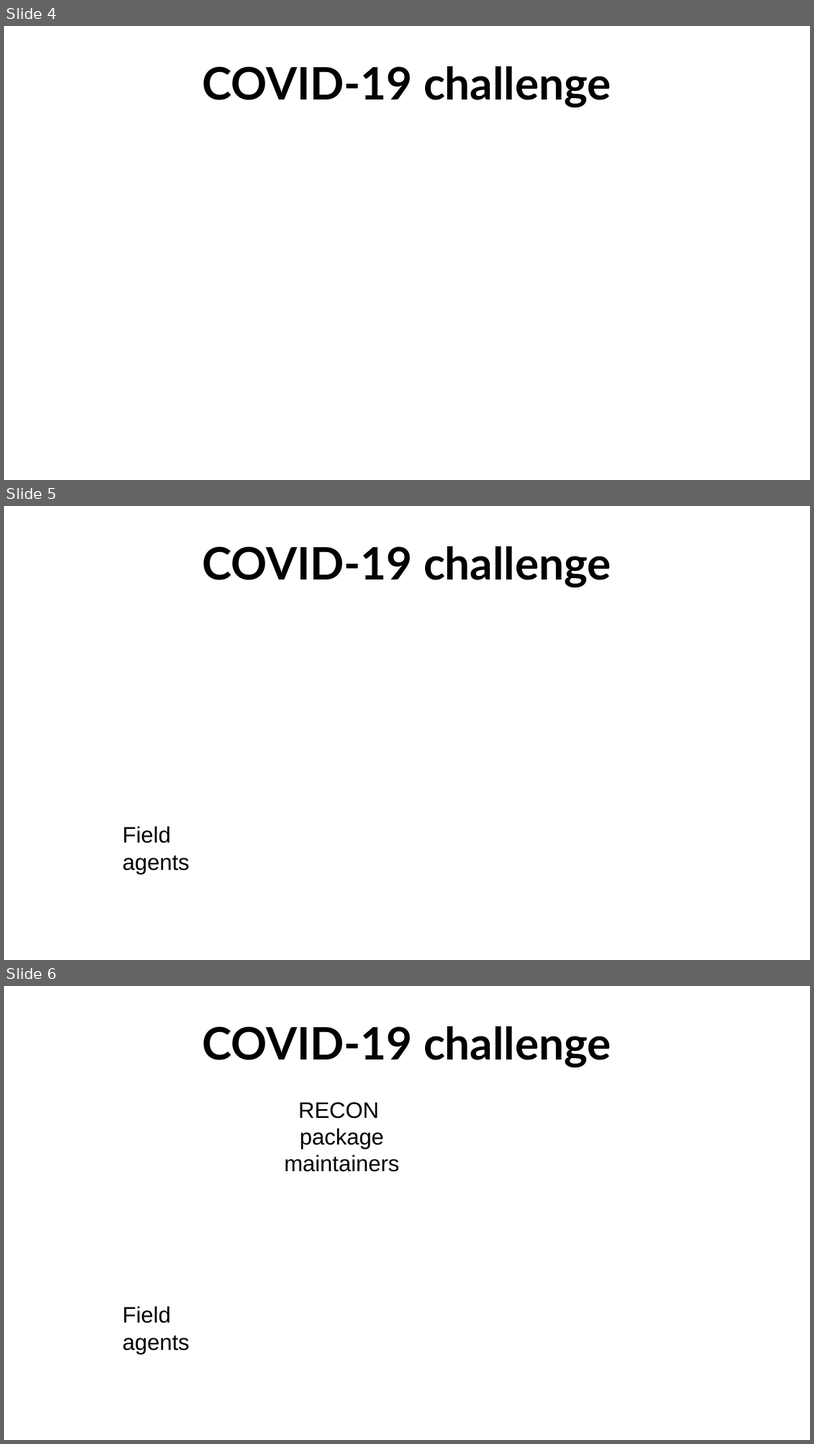
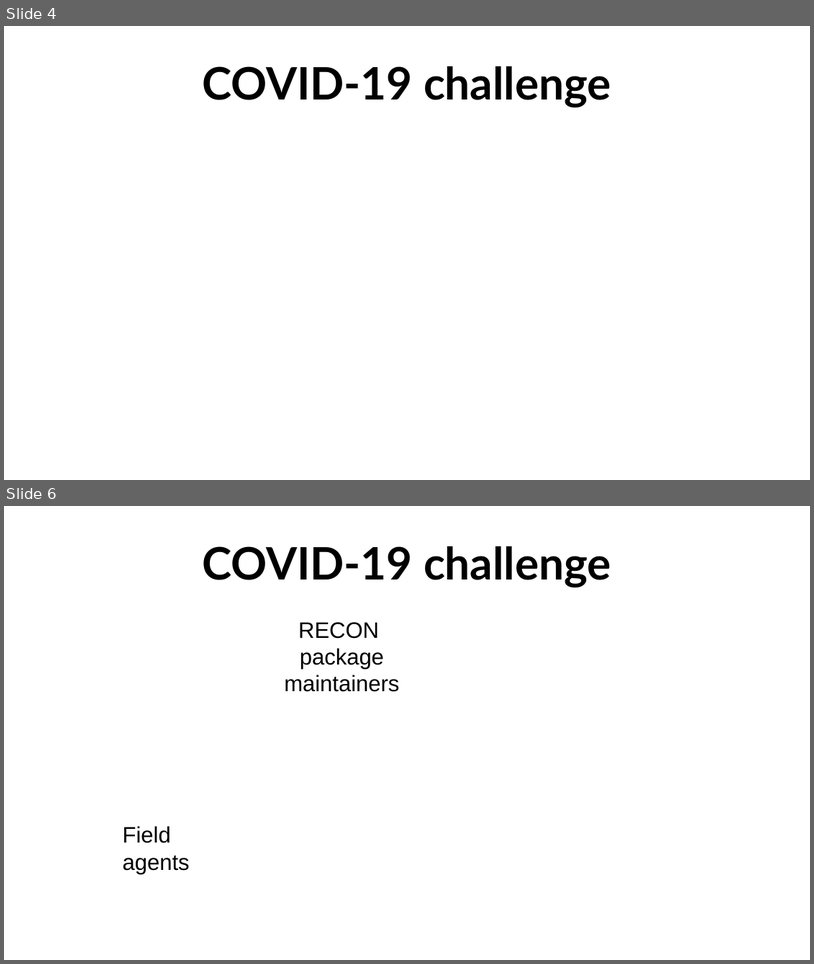
Before and after one commit to matthieugold/covid-19-challenge, a slide deck: docs/dscc_presentation/dscc_presentation.odp. Shown one above the other, each under a label of ours: slides 4, 5 and 6 before the commit, slides 4 and 6 after it; the slides between them are not shown. The pictures are 814x1444 and 814x964 pixels, drawn with LibreOffice and Linux fonts; fonts in the diff are those of the drawing. Boxes give left, top, right and bottom in pixels: in the first picture for what was removed or moved away, otherwise in the second. Text is boxed around its words. In the diff, an @@ line names an element or a change of style, - is before the commit and + after.

```diff
--- a/docs/dscc_presentation/dscc_presentation.odp
+++ b/docs/dscc_presentation/dscc_presentation.odp
@@ slide 5 removed at <box>4,506,810,960</box>, background #FFFFFF @@
@@ title removed at <box>202,546,612,587</box> @@
-COVID-19 challenge
@@ text removed at <box>123,826,190,874</box> @@
-Field
-agents
```
Also in this commit, not shown: 1 slide changed, 2 slides added, 1 other file.
